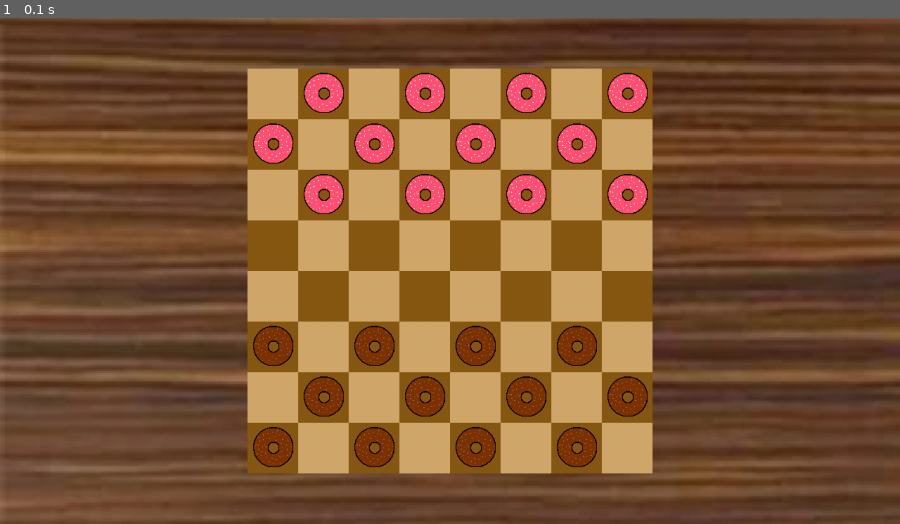
Above: before the commit, frame 1.
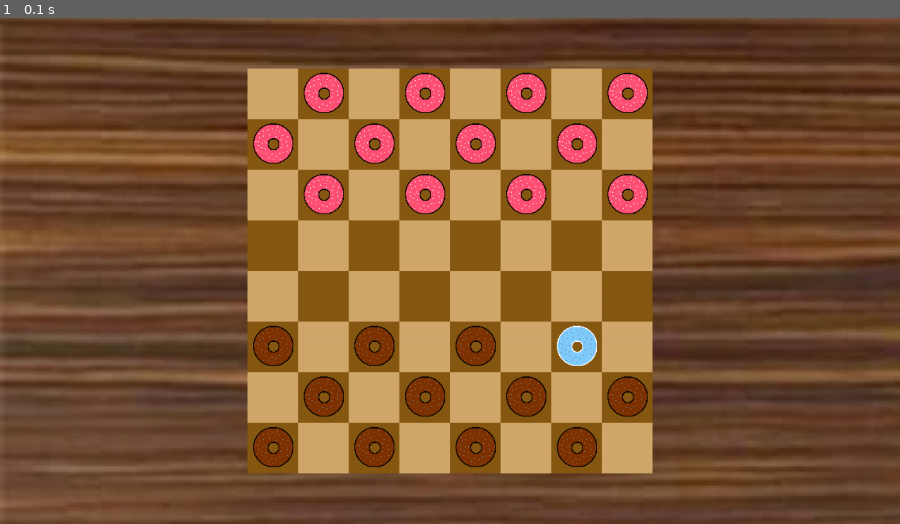
Above: after the commit, the same moment.

Repository: SeriousGuy888/pygame-checkers
Game: pygame game, started from __main__.py
Two runs of this game, one before a commit and one after it. Both use one fixed random seed, a clock stepped at 60 frames per second and the inputs below.
Inputs:
- Up to frame 1 (0.1 s): no input

The runs differ from the first frame. In frame 1, 0.3% of the frame differs, in the area x 61-67%, y 60-69%.

Commit message:
in the middle of doing stuff

Diff:
--- a/__main__.py
+++ b/__main__.py
@@ -71,6 +71,8 @@
                 if loop_square.x == x_coord and loop_square.y == y_coord:
                     pieces.append(piece.Piece(team, loop_square))
 
+        pieces[3].move_piece()
+
     while RUNNING: # main game loop
         screen.blit(background_image, (0, 0)) # display background image
         for loop_square in squares: # process all the squares
--- a/checkers_classes/ghost_piece.py
+++ b/checkers_classes/ghost_piece.py
@@ -3,7 +3,7 @@
 sys.path.append("..")
 
 police_officer = ["dog", "ass"]
-# asscrack = 1 + police_officer # ! deprecated
+#  asscrack = 1 + police_officer # ! deprecated
 class GhostPiece(main.pygame.sprite.Sprite):
     def __init__(self, square):
         main.pygame.sprite.Sprite.__init__(self)
--- a/checkers_classes/piece.py
+++ b/checkers_classes/piece.py
@@ -1,5 +1,6 @@
 import sys
 import __main__ as main
+# import "../checkers_classes/ghost_piece" as ghost_piece
 sys.path.append("..")
 
 class Piece(main.pygame.sprite.Sprite):
@@ -64,7 +65,11 @@
 
         # Draws a ghost piece if they can move right/left
         if can_move_right:
-            pass
+            for loop_square in main.squares:
+                if loop_square.x == self.x + 1 and loop_square.y == self.y_move:
+                    print("x = " + str(loop_piece.x))
+                    print("y = " + str(loop_piece.y))
+                    main.ghost_pieces.append(main.ghost_piece.GhostPiece(loop_square))
             # print("drawing right circle")
             # print(int(y_move * main.square_size) + 2)
 
